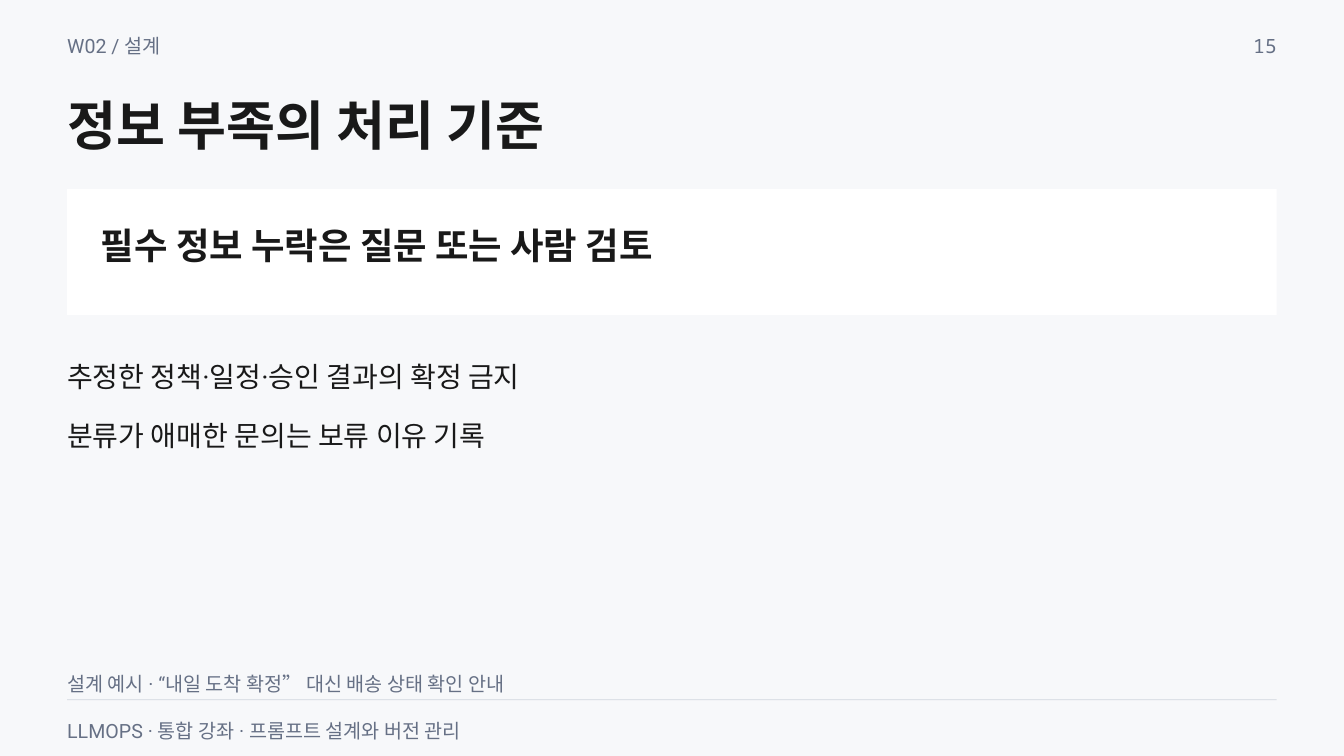
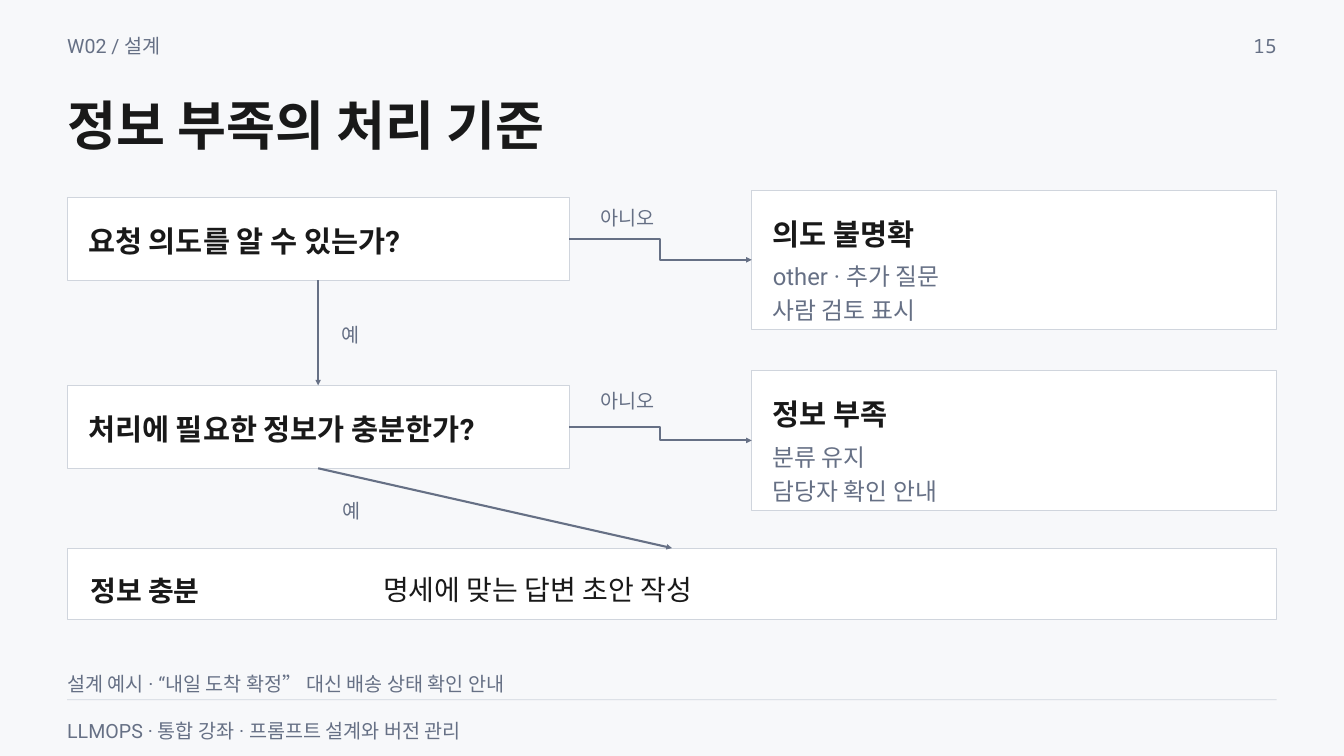
Before and after one commit to smilesjcha/llmops-16week, a slide deck: slide 15 of week02/lecture/02_week2_prompt_design_versioning.pptx. Drawn at 1344x756 pixels with LibreOffice and Linux fonts; fonts in the diff are those of the drawing. Boxes give left, top, right and bottom in pixels: in the first picture for what was removed or moved away, otherwise in the second. Text is boxed around its words. In the diff, an @@ line names an element or a change of style, - is before the commit and + after.

```diff
--- a/week02/lecture/02_week2_prompt_design_versioning.pptx
+++ b/week02/lecture/02_week2_prompt_design_versioning.pptx
@@ rectangle removed at (68,190,1277,316) @@
@@ rectangle added at (68,198,570,280), fill #FFFFFF, outline #D0D5DD 0.75 pt @@
@@ text added at (601,209,655,227), 14 pt, text #667085 @@
+아니오
@@ rectangle added at (752,191,1277,331), fill #FFFFFF, outline #D0D5DD 0.75 pt @@
@@ text added at (88,227,400,255), 21 pt, text #191919, bold @@
+요청 의도를 알 수 있는가?
@@ text removed at (101,228,653,263) @@
-필수 정보 누락은 질문 또는 사람 검토
@@ elbow arrow added from (570, 239) to (752, 260), #667085 1.5 pt @@
@@ text added at (773,220,915,248), 21 pt, text #191919, bold @@
+의도 불명확
@@ text added at (773,265,939,321), 17 pt, text #667085 @@
+other · 추가 질문
+사람 검토 표시
@@ arrow added from (319, 280) to (319, 385), #667085 1.5 pt @@
@@ text added at (341,326,359,344), 14 pt, text #667085 @@
+예
@@ text removed at (67,363,520,390) @@
-추정한 정책·일정·승인 결과의 확정 금지
@@ rectangle added at (68,385,570,468), fill #FFFFFF, outline #D0D5DD 0.75 pt @@
@@ rectangle added at (752,371,1277,511), fill #FFFFFF, outline #D0D5DD 0.75 pt @@
@@ text added at (88,415,475,443), 21 pt, text #191919, bold @@
+처리에 필요한 정보가 충분한가?
@@ text added at (601,392,655,410), 14 pt, text #667085 @@
+아니오
@@ text added at (773,400,888,428), 21 pt, text #191919, bold @@
+정보 부족
@@ text removed at (67,423,486,449) @@
-분류가 애매한 문의는 보류 이유 기록
@@ elbow arrow added from (570, 426) to (752, 441), #667085 1.5 pt @@
@@ text added at (773,446,937,502), 17 pt, text #667085 @@
+분류 유지
+담당자 확인 안내
@@ arrow added from (319, 469) to (673, 548), #667085 1.5 pt @@
@@ text added at (342,502,360,520), 14 pt, text #667085 @@
+예
@@ rectangle added at (68,548,1277,620), fill #FFFFFF, outline #D0D5DD 0.75 pt @@
@@ text added at (90,577,200,604), 20 pt, text #191919, bold @@
+정보 충분
@@ text added at (383,577,693,603), 20 pt, text #191919 @@
+명세에 맞는 답변 초안 작성
```
Also in this commit, not shown: 16 other slides changed, 6 slides added, 6 slides removed, 26 other files.
